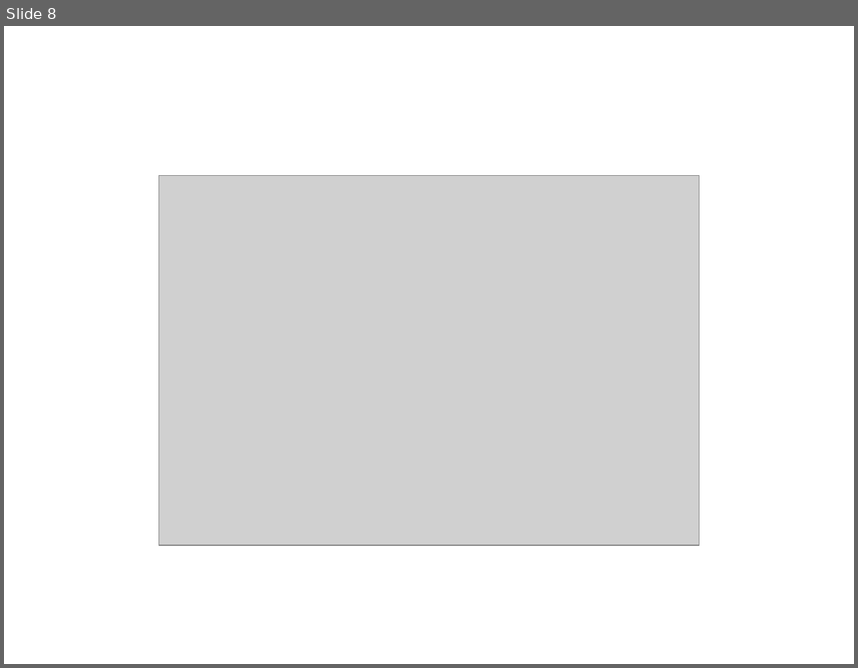
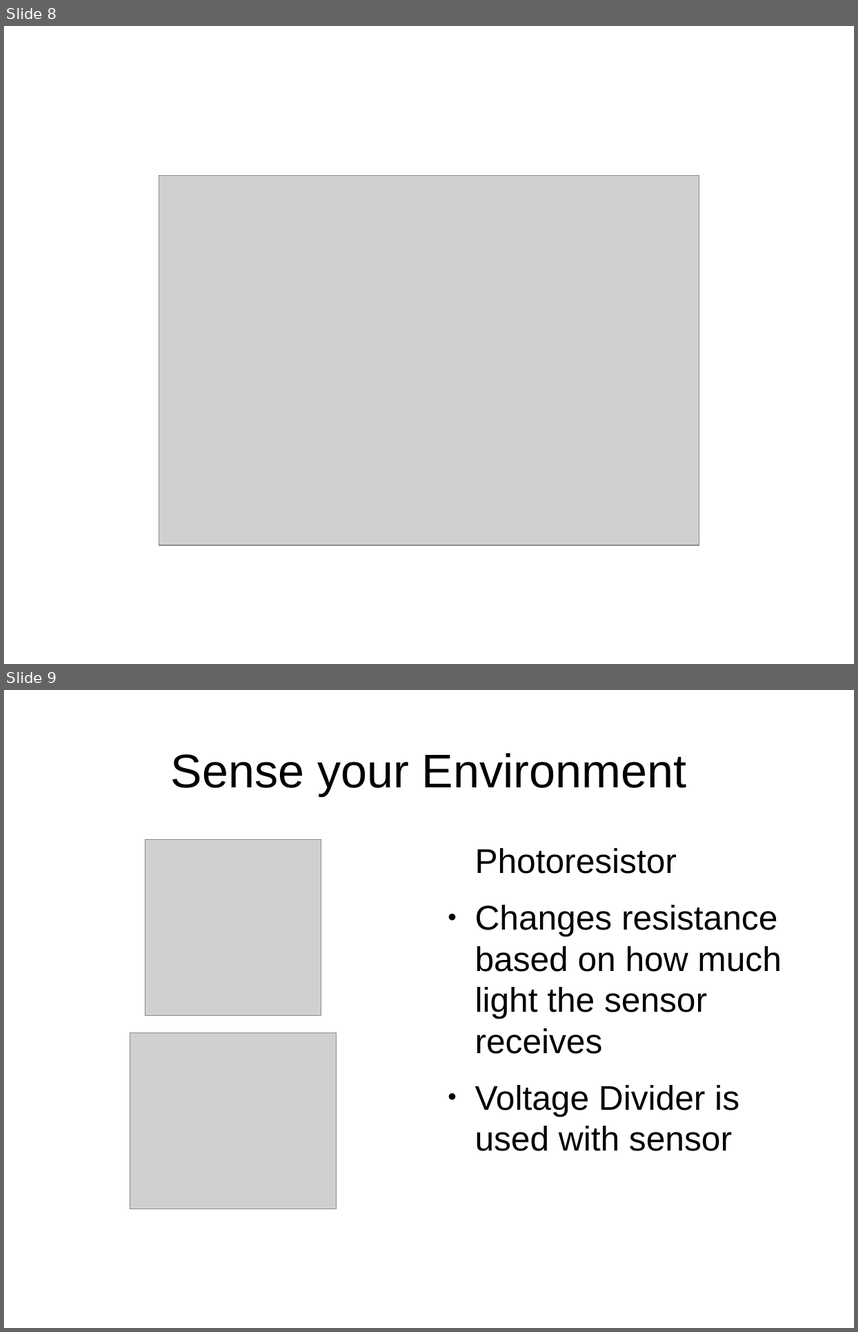
Before and after one commit to dhayanithivijayan/LearnIt, a slide deck: Arduino/DayThree.odp. Shown one above the other, each under a label of ours: slide 8 before the commit, slides 8 and 9 after it. The pictures are 858x668 and 858x1332 pixels, drawn with LibreOffice and Linux fonts; fonts in the diff are those of the drawing; grey boxes stand for pictures. Boxes give left, top, right and bottom in pixels: in the first picture for what was removed or moved away, otherwise in the second. Text is boxed around its words. In the diff, an @@ line names an element or a change of style, - is before the commit and + after.

```diff
--- a/Arduino/DayThree.odp
+++ b/Arduino/DayThree.odp
@@ slide 9 added at [4,690,854,1328], background #FFFFFF @@
@@ title added at [171,753,686,796], 44 pt, text #000000 @@
+Sense your Environment
@@ picture added at [145,839,322,1016] @@
@@ text added at [475,848,781,1151], 32 pt, text #000000 @@
+Photoresistor
+● Changes resistance based on how much light the sensor receives
+● Voltage Divider is used with sensor
@@ picture added at [130,1032,337,1209] @@
```
Also in this commit, not shown: 1 slide changed, 3 other slides added, 9 other files.
